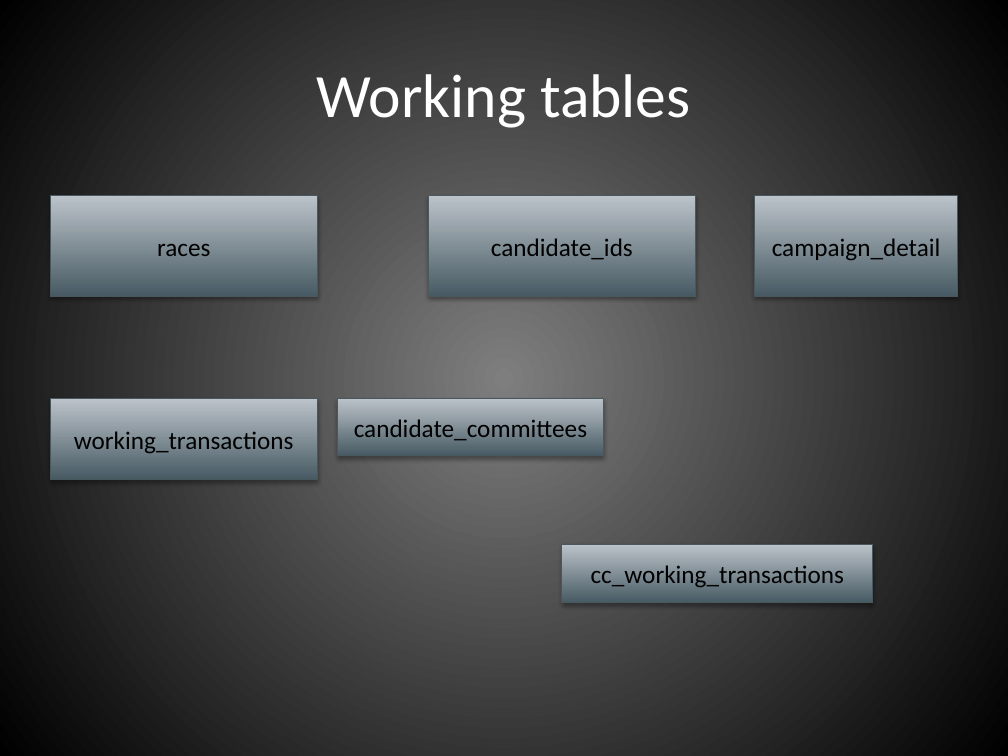
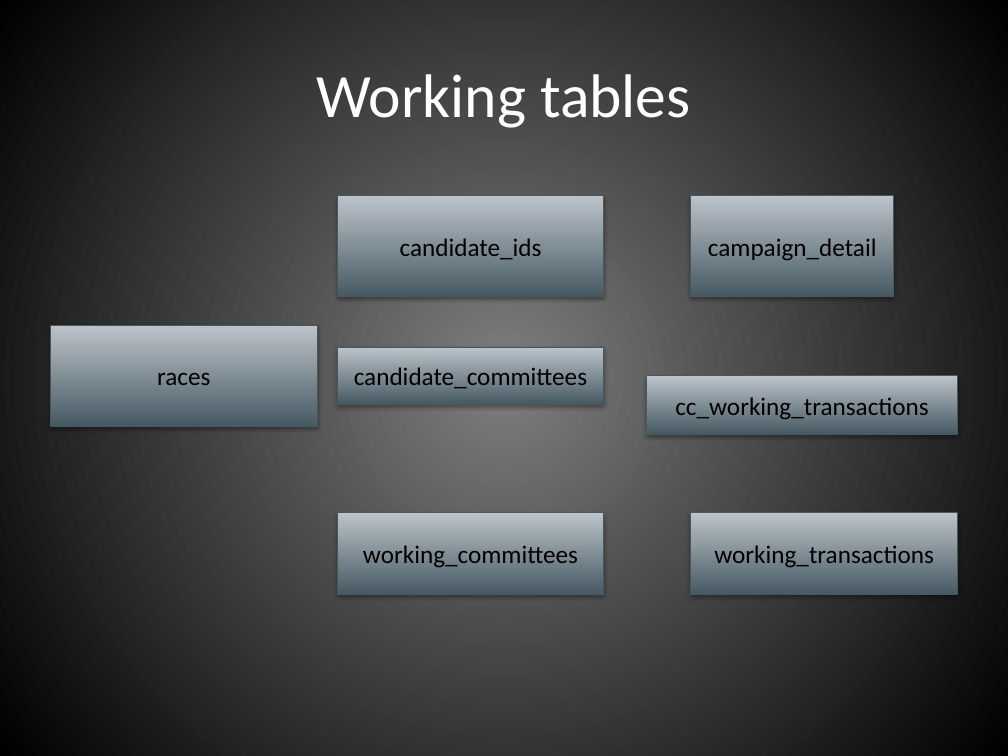
Before and after one commit to hackoregon/btc-backend, a slide deck: slide 8 of infrastructure.pptx (slide 7 before the commit). Drawn at 1008x756 pixels with LibreOffice and Linux fonts; fonts in the diff are those of the drawing. Boxes give left, top, right and bottom in pixels: in the first picture for what was removed or moved away, otherwise in the second. Text is boxed around its words. In the diff, an @@ line names an element or a change of style, - is before the commit and + after.

```diff
--- a/infrastructure.pptx
+++ b/infrastructure.pptx
@@ rectangle "candidate_ids": place and size @@
-rectangle "candidate_ids" at (428, 196, 696, 296)
+rectangle "candidate_ids" at (338, 196, 605, 296)
@@ rectangle "campaign_detail": place and size @@
-rectangle "campaign_detail" at (755, 196, 958, 296)
+rectangle "campaign_detail" at (690, 196, 893, 296)
@@ rectangle "races": place and size @@
-rectangle "races" at (50, 196, 318, 296)
+rectangle "races" at (50, 326, 318, 426)
@@ rectangle "candidate_committees": place and size @@
-rectangle "candidate_committees" at (338, 398, 605, 456)
+rectangle "candidate_committees" at (338, 347, 605, 404)
@@ rectangle "cc_working_transactions": place and size @@
-rectangle "cc_working_transactions" at (562, 544, 873, 603)
+rectangle "cc_working_transactions" at (647, 376, 958, 434)
@@ rectangle added at (338, 513, 605, 595), fill gradient #485B63 to #BDC6CA, outline #49585E 0.75 pt, 18 pt, text #000000 @@
+working_committees
@@ rectangle "working_transactions": place and size @@
-rectangle "working_transactions" at (50, 398, 318, 480)
+rectangle "working_transactions" at (690, 513, 958, 595)
```
Also in this commit, not shown: 2 other slides changed, 4 slides added, 29 other files.
